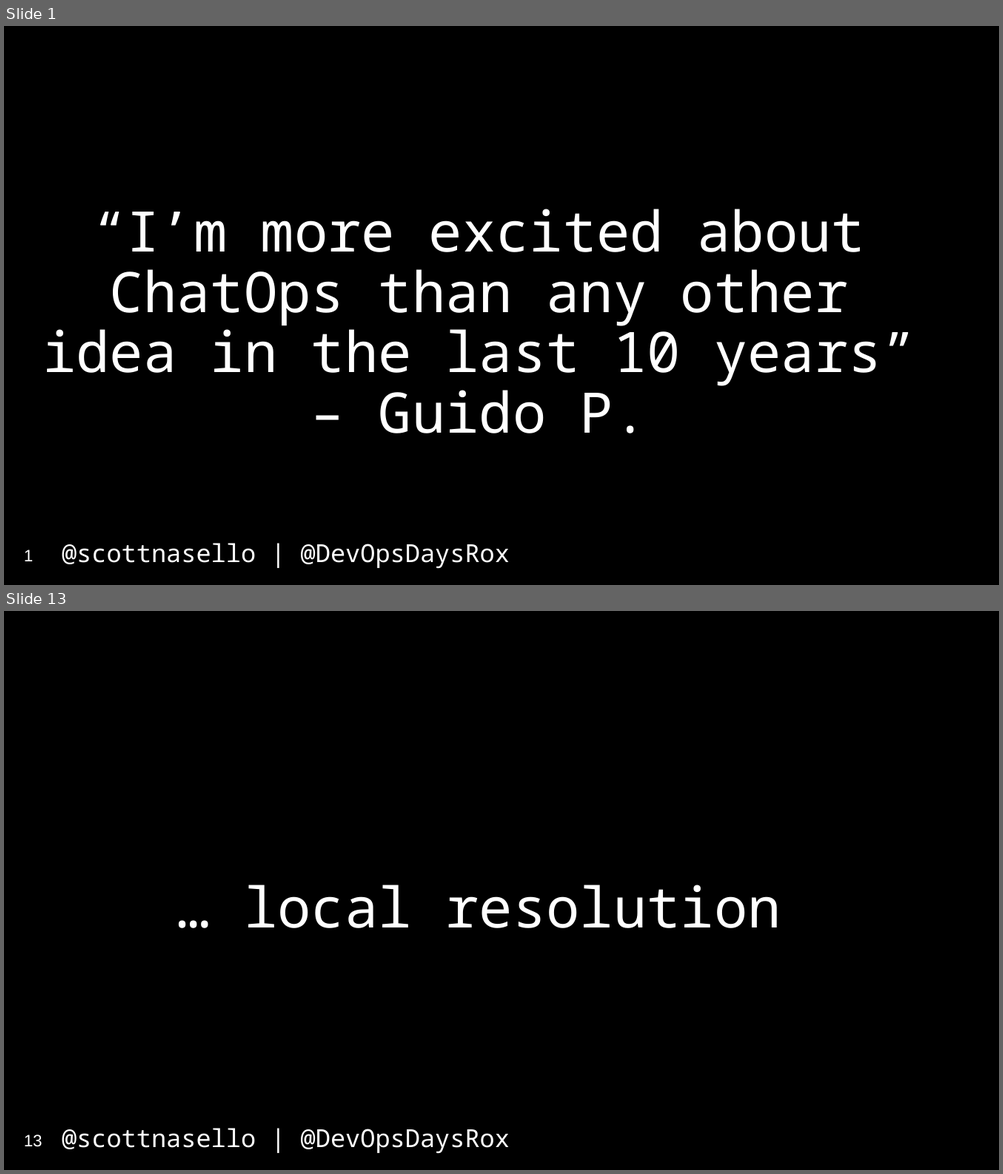
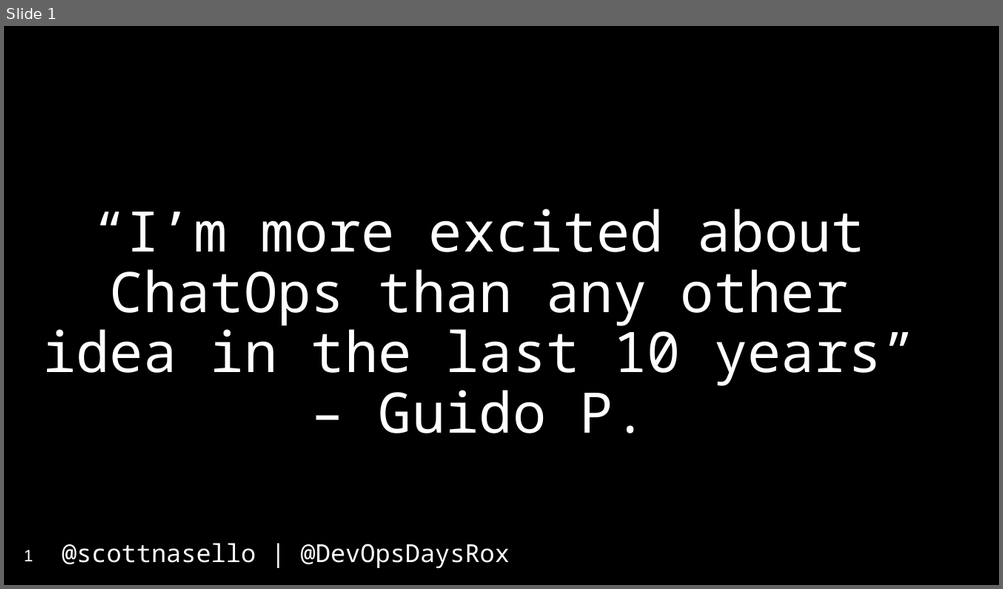
Before and after one commit to scottnasello/talks, a slide deck: 2017-04-10 Denver DevOpsDays/DevOpsDays Denver.pptx. Shown one above the other, each under a label of ours: slides 1 and 13 before the commit, slide 1 after it; the slides between them are not shown. The pictures are 1003x1174 and 1003x589 pixels, drawn with LibreOffice and Linux fonts; fonts in the diff are those of the drawing. Boxes give left, top, right and bottom in pixels: in the first picture for what was removed or moved away, otherwise in the second. Text is boxed around its words. In the diff, an @@ line names an element or a change of style, - is before the commit and + after.

```diff
--- a/2017-04-10 Denver DevOpsDays/DevOpsDays Denver.pptx
+++ b/2017-04-10 Denver DevOpsDays/DevOpsDays Denver.pptx
@@ slide 13 removed at (4, 611, 999, 1170), background #000000; not listed: 1 template element that a slide beside it also shows @@
@@ title removed at (244, 885, 781, 928) @@
-… local resolution
@@ page number removed at (24, 1135, 42, 1147) @@
-13
```
Also in this commit, not shown: 14 slides changed, 5 slides added, 4 other slides removed.
